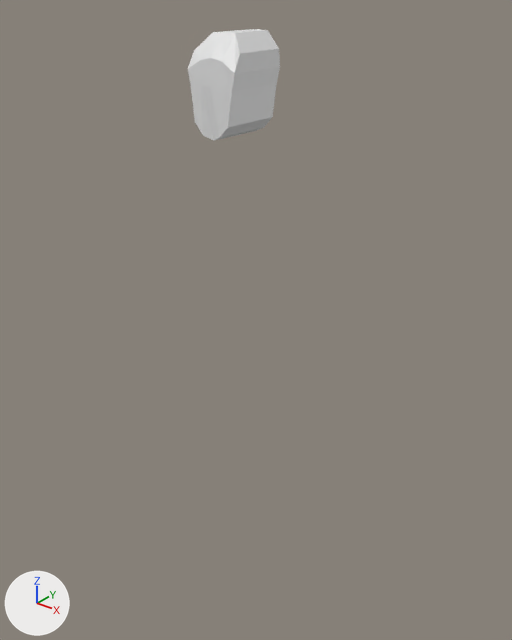
One commit to the Blender file The Fog Is Coming/Assets/prefabs/capster/capster.blend: the scene before it, then after it.
The view is the same before and after, from a camera (50 mm lens) standing at (3.34, -3.96, 5.33) and looking at (0.07, 0.14, 2.79). Arrows for +X, +Y and +Z are at lower left; the lights stay in place.
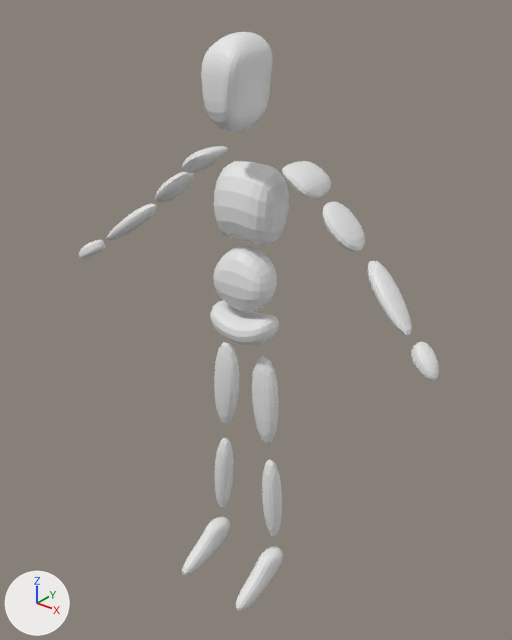
Location of each change, [x1, y1, x2, y2] in pixels of the pictures (512 x 640 px):
'Cube', reshaped, modifiers changed (23% narrower, 11% shorter): before [188, 29, 280, 141]; after [201, 32, 272, 132]
'Cube.001', added: after [214, 161, 289, 246]
'Cube.004', added: after [214, 342, 279, 444]
'Cube.002', added: after [213, 246, 277, 312]
'Cube.011', added: after [182, 517, 283, 611]
'Cube.009', added: after [106, 204, 412, 335]
'Cube.005', added: after [214, 438, 282, 536]
'Cube.008', added: after [155, 172, 365, 252]
'Cube.003', added: after [210, 300, 279, 345]
'Cube.007', added: after [182, 146, 331, 199]
'Cube.010', added: after [79, 240, 439, 381]
part 1 of me_cube_001, cut back: before [188, 29, 264, 141]; after [205, 32, 261, 132]

Diff of the bpy script that builds the scene:
```diff
--- a/The Fog Is Coming/Assets/prefabs/capster/capster.blend.py
+++ b/The Fog Is Coming/Assets/prefabs/capster/capster.blend.py
@@ me_cube_001 @@
 # used by ob_cube; location = (0.0, 0.0, 4.673); scale = (0.386, 0.255, 0.386)
-me_cube_001.from_pydata(...)  # 40 vertices, 38 faces; spans x -0.61..0.49, y -0.95..1.0, z -1.0..0.82
+me_cube_001.from_pydata(...)  # 24 vertices, 19 faces; spans x 0.0..0.49, y -0.95..1.0, z -0.97..0.82
+# me_cube_001 part 1
+# 24 vertices are removed from x -0.61..-0.06, y -0.95..1.0, z -1.0..0.82
+# 27 faces are deleted
+# 8 vertices are added at x 0.0, y -0.92..1.0, z -0.97..0.82
+# 8 new faces join them
@@ me_cube_010 @@
+me_cube_010.from_pydata([(-0.26, -0.54, -1.03), (-0.38, 0.08, 1.29), (-0.26, 0.23, -1.03), (-0.38, 1.12, 1.29), (0.06, -0.54, -0.97), (0.28, 0.08, 1.36), (0.06, 0.23, -0.97), (0.28, 1.12, 1.36)], [], [(0, 1, 3, 2), (2, 3, 7, 6), (6, 7, 5, 4), (4, 5, 1, 0), (2, 6, 4, 0), (7, 3, 1, 5)])
@@ me_cube_009 @@
+me_cube_009.from_pydata([(-0.5, -0.76, -0.46), (-0.3, -0.76, 1.21), (-0.5, 0.42, -0.46), (-0.3, 0.63, 1.21), (0.12, -0.76, -0.41), (0.13, -0.76, 1.32), (0.12, 0.42, -0.41), (0.13, 0.63, 1.32)], [], [(0, 1, 3, 2), (2, 3, 7, 6), (6, 7, 5, 4), (4, 5, 1, 0), (2, 6, 4, 0), (7, 3, 1, 5)])
@@ me_cube_005 @@
+me_cube_005.from_pydata([(-0.1, -0.05, -2.17), (-0.45, -0.05, 1.27), (-0.1, 0.85, -2.17), (-0.45, 0.85, 1.27), (0.48, -0.05, -2.1), (0.36, -0.05, 1.35), (0.48, 0.85, -2.1), (0.36, 0.85, 1.35)], [], [(0, 1, 3, 2), (2, 3, 7, 6), (6, 7, 5, 4), (4, 5, 1, 0), (2, 6, 4, 0), (7, 3, 1, 5)])
@@ me_cube_004 @@
+me_cube_004.from_pydata([(-0.21, -0.09, -2.39), (-0.66, -0.05, 0.88), (-0.21, 0.72, -2.39), (-0.66, 0.72, 0.88), (0.61, -0.09, -2.32), (0.55, -0.05, 1.35), (0.61, 0.72, -2.32), (0.55, 0.72, 1.35)], [], [(0, 1, 3, 2), (2, 3, 7, 6), (6, 7, 5, 4), (4, 5, 1, 0), (2, 6, 4, 0), (7, 3, 1, 5)])
@@ me_cube_003 @@
+me_cube_003.from_pydata([(1.025, -0.34, 0.669), (0.906, -0.34, 1.523), (1.025, 0.705, 0.669), (0.906, 0.735, 1.523), (0.0, 0.917, 0.253), (0.0, 0.773, 1.0), (0.0, -0.34, 0.253), (0.0, -0.34, 1.0)], [], [(4, 5, 3, 2), (2, 3, 1, 0), (4, 2, 0, 6), (0, 1, 7, 6), (3, 5, 7, 1)])
@@ me_cube_002 @@
+me_cube_002.from_pydata([(0.71, -0.28, 0.33), (0.65, -0.29, 1.0), (0.71, 0.61, 0.33), (0.65, 0.89, 1.0), (0.0, 0.52, -0.1), (0.0, 0.89, 1.56), (0.0, -0.28, -0.1), (0.0, -0.29, 1.56)], [], [(4, 5, 3, 2), (2, 3, 1, 0), (4, 2, 0, 6), (0, 1, 7, 6), (3, 5, 7, 1)])
@@ me_cube @@
+me_cube.from_pydata([(0.54, -0.19, -0.67), (0.68, -0.12, 0.95), (0.54, 0.76, -0.67), (0.68, 0.8, 0.95), (0.0, 0.75, -0.18), (0.0, 0.8, 0.87), (0.0, -0.19, -0.18), (0.0, -0.12, 0.87)], [], [(4, 5, 3, 2), (2, 3, 1, 0), (4, 2, 0, 6), (0, 1, 7, 6), (3, 5, 7, 1)])
@@ ob_cube @@
 ob_cube.scale = (0.386, 0.255, 0.386)
+_m = ob_cube.modifiers.new('Mirror', 'MIRROR')
+_m.use_clip = True
+_m = ob_cube.modifiers.new('Subdivision', 'SUBSURF')
@@ ob_cube_011 @@
+ob_cube_011 = bpy.data.objects.new('Cube.011', me_cube_012)  # 16 vertices, 14 faces; spans x -0.45..0.31, y -2.2..0.79, z -0.89..0.74; modifiers MIRROR, SUBSURF
+ob_cube_011.location = (0.346, 0.006, 0.349)
+ob_cube_011.scale = (0.244, 0.266, 0.266)
@@ ob_cube_010 @@
+ob_cube_010 = bpy.data.objects.new('Cube.010', me_cube_011)  # 15 vertices, 10 faces, 2 loose edges; spans x -0.28..0.215, y -0.801..0.196, z 0.221..1.354; modifiers MIRROR, SUBSURF
+ob_cube_010.location = (1.886, 0.0, 2.931)
+ob_cube_010.rotation_euler = (0.0, -0.909, 0.0)  # degrees (0, -52, 0)
+ob_cube_010.scale = (0.292, 0.292, 0.292)
@@ ob_cube_009 @@
+ob_cube_009 = bpy.data.objects.new('Cube.009', me_cube_010)  # modifiers MIRROR, SUBSURF
+ob_cube_009.location = (1.342, 0.0, 3.348)
+ob_cube_009.rotation_euler = (0.0, -0.909, 0.0)  # degrees (0, -52, 0)
+ob_cube_009.scale = (0.292, 0.292, 0.292)
@@ ob_cube_008 @@
+ob_cube_008 = bpy.data.objects.new('Cube.008', me_cube_009)  # modifiers MIRROR, SUBSURF
+ob_cube_008.location = (0.954, 0.209, 3.699)
+ob_cube_008.rotation_euler = (0.0, -0.909, 0.0)  # degrees (0, -52, 0)
+ob_cube_008.scale = (0.292, 0.292, 0.292)
@@ ob_cube_007 @@
+ob_cube_007 = bpy.data.objects.new('Cube.007', me_cube_008)  # 12 vertices, 10 faces; spans x -0.69..0.06, y -1.0..1.0, z -0.97..0.89; modifiers MIRROR, SUBSURF
+ob_cube_007.location = (0.543, 0.193, 4.089)
+ob_cube_007.rotation_euler = (0.0, -0.909, 0.0)  # degrees (0, -52, 0)
+ob_cube_007.scale = (0.207, 0.207, 0.207)
@@ ob_cube_005 @@
+ob_cube_005 = bpy.data.objects.new('Cube.005', me_cube_005)  # modifiers MIRROR, SUBSURF
+ob_cube_005.location = (0.268, 0.0, 1.202)
+ob_cube_005.scale = (0.292, 0.243, 0.292)
@@ ob_cube_004 @@
+ob_cube_004 = bpy.data.objects.new('Cube.004', me_cube_004)  # modifiers MIRROR, SUBSURF
+ob_cube_004.location = (0.196, 0.0, 2.276)
+ob_cube_004.scale = (0.292, 0.243, 0.292)
@@ ob_cube_003 @@
+ob_cube_003 = bpy.data.objects.new('Cube.003', me_cube_003)  # modifiers MIRROR, SUBSURF
+ob_cube_003.location = (0.0, 0.0, 2.454)
+ob_cube_003.scale = (0.349, 0.349, 0.349)
@@ ob_cube_002 @@
+ob_cube_002 = bpy.data.objects.new('Cube.002', me_cube_002)  # modifiers MIRROR, SUBSURF
+ob_cube_002.location = (0.0, 0.0, 2.852)
+ob_cube_002.scale = (0.435, 0.357, 0.435)
@@ ob_cube_001 @@
+ob_cube_001 = bpy.data.objects.new('Cube.001', me_cube)  # modifiers MIRROR, SUBSURF
+ob_cube_001.location = (0.0, 0.0, 3.635)
+ob_cube_001.scale = (0.514, 0.514, 0.514)
```
